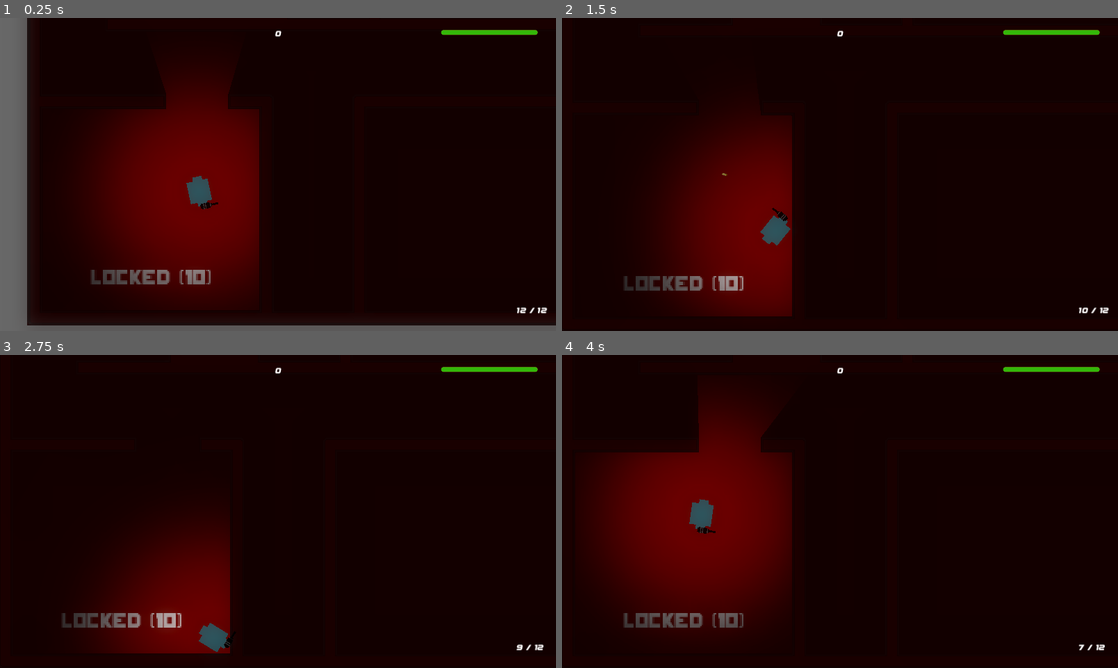
Above: before the commit, frames 1-4 (two rows, left to right).
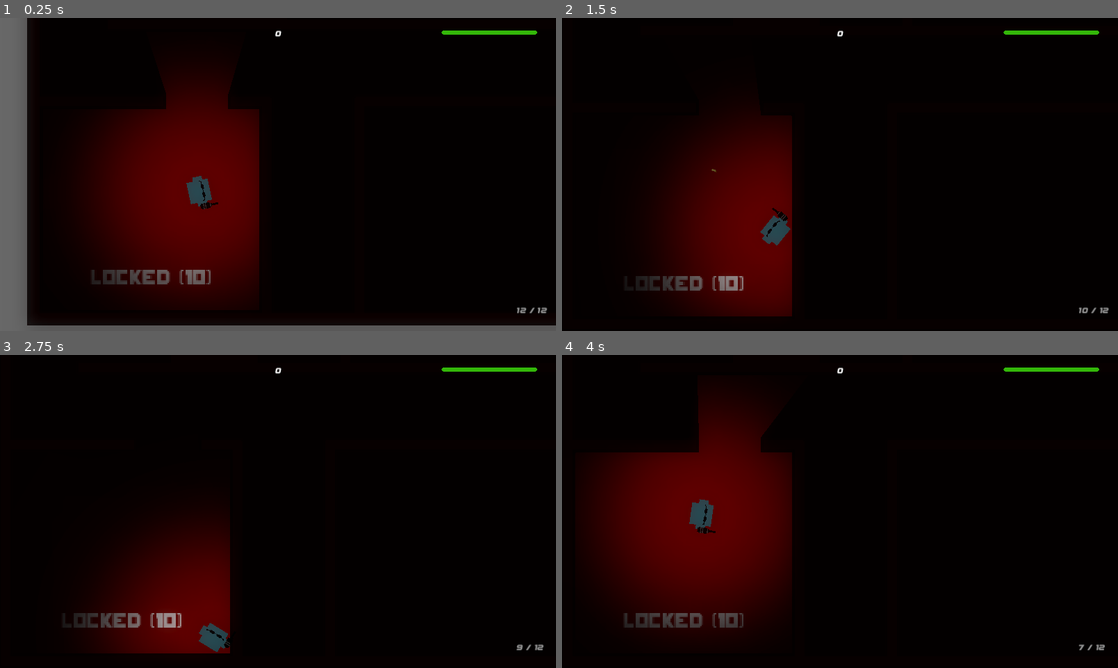
Above: after the commit, the same moments.

Repository: DarioTBZ/Projekt_Godot
Game: Godot game, scene res://scenes/main.tscn
Two runs of this game, one before a commit and one after it. Both use one fixed random seed, a clock stepped at 60 frames per second and the inputs below.
Inputs (mouse positions are in pixels of both pictures, inside the frame that each line leads up to):
- Up to frame 1 (0.25 s): no input
- Up to frame 2 (1.5 s): move the mouse to (962, 158) at 0.52 s; hold D (right) 0.53-1.28 s; click (962, 158) at 0.6 s; move the mouse to (728, 190) at 1.27 s; hold S (down) from 1.28 s (still down); click (728, 190) at 1.35 s
- Up to frame 3 (2.75 s): move the mouse to (333, 442) at 2.02 s; release S (down) at 2.03 s; hold D (right) from 2.03 s (still down); click (333, 442) at 2.1 s
- Up to frame 4 (4 s): tap Enter at 2.75 s; move the mouse to (812, 574) at 2.77 s; release D (right) at 2.78 s; hold W (up) 2.78-3.53 s; click (812, 574) at 2.85 s; move the mouse to (1006, 558) at 3.52 s; hold A (left) from 3.53 s (still down); click (1006, 558) at 3.6 s

The runs differ from the first frame. In frame 1, 0.2% of the frame differs, in the area x 35-99%, y 3-95%; in frame 2, 0.2%, in the area x 26-99%, y 3-95%; in frame 3, 0.2%; in frame 4, 0.2%.

Commit message:
more changes

Diff:
--- a/Action_Arena/scenes/enemy.tscn
+++ b/Action_Arena/scenes/enemy.tscn
@@ -42,7 +42,6 @@
 offset_bottom = -18.0
 theme_override_styles/background = SubResource("StyleBoxFlat_l70ut")
 theme_override_styles/fill = SubResource("StyleBoxFlat_wt4eo")
-value = 100.0
 show_percentage = false
 
 [node name="Sprite2D" type="Sprite2D" parent="."]
--- a/Action_Arena/scenes/main.tscn
+++ b/Action_Arena/scenes/main.tscn
@@ -22,6 +22,7 @@
 vertices = PackedVector2Array(1017, 314, 1125, 326, 745, 326, 901, 314, 841, 298, 805, 298, 249, 170, 309, 198, 25, 198 …(1496 unchanged characters)…
 polygons = Array[PackedInt32Array]([PackedInt32Array(0, 1, 2, 3), PackedInt32Array(4, 3, 2, 5), PackedInt32Array(6, 7,  …(3249 unchanged characters)…
 outlines = Array[PackedVector2Array]([PackedVector2Array(-1, 0, -1, 656, 1151, 656, 1151, 0)])
+source_geometry_group_name = &"navigation_polygon_source_group"
 
 [sub_resource type="OccluderPolygon2D" id="OccluderPolygon2D_63qr1"]
 polygon = PackedVector2Array(-8, -8, 8, -8, 8, 8, -8, 8)
@@ -222,6 +223,6 @@
 [node name="EnemySpawner" parent="." instance=ExtResource("8_1bfqu")]
 
 [node name="CanvasModulate" type="CanvasModulate" parent="."]
-color = Color(0.129558, 0.129558, 0.129558, 1)
+color = Color(0.0623242, 0.0623242, 0.0623242, 1)
 
 [connection signal="body_entered" from="NavigationRegion2D/TileMap/Area2D" to="Player" method="_on_area_2d_body_entered"]
--- a/Action_Arena/scenes/ui.tscn
+++ b/Action_Arena/scenes/ui.tscn
@@ -7,6 +7,12 @@
 
 [sub_resource type="StyleBoxFlat" id="StyleBoxFlat_hk1fu"]
 bg_color = Color(0.721569, 0.0509804, 0.101961, 1)
+border_width_left = 1
+border_width_top = 1
+border_width_right = 1
+border_width_bottom = 1
+border_color = Color(0, 0, 0, 1)
+border_blend = true
 corner_radius_top_left = 10
 corner_radius_top_right = 10
 corner_radius_bottom_right = 10
@@ -14,10 +20,17 @@
 
 [sub_resource type="StyleBoxFlat" id="StyleBoxFlat_ijcas"]
 bg_color = Color(0.203155, 0.719095, 0.0372981, 1)
+border_width_left = 1
+border_width_top = 1
+border_width_right = 1
+border_width_bottom = 1
+border_color = Color(0, 0, 0, 1)
+border_blend = true
 corner_radius_top_left = 10
 corner_radius_top_right = 10
 corner_radius_bottom_right = 10
 corner_radius_bottom_left = 10
+corner_detail = 20
 
 [node name="UI" type="Control"]
 layout_mode = 3
@@ -39,16 +52,20 @@
 offset_right = 0.5
 offset_bottom = 48.0
 grow_horizontal = 2
+theme_override_colors/font_color = Color(1, 1, 1, 0.94902)
+theme_override_colors/font_shadow_color = Color(0, 0, 0, 0.847059)
 theme_override_fonts/font = ExtResource("2_ixmfj")
 
 [node name="Ammo" type="Label" parent="CanvasLayer"]
-anchors_preset = -1
+anchors_preset = 15
 anchor_right = 1.0
 anchor_bottom = 1.0
 offset_left = 1070.0
 offset_top = 598.0
 offset_right = -42.0
 offset_bottom = -27.0
+theme_override_colors/font_color = Color(1, 1, 1, 0.576471)
+theme_override_colors/font_shadow_color = Color(0, 0, 0, 0.745098)
 theme_override_fonts/font = ExtResource("2_ixmfj")
 
 [node name="Life" type="ProgressBar" parent="CanvasLayer"]
@@ -70,7 +87,7 @@
 
 [node name="Reload" type="TextureProgressBar" parent="CanvasLayer"]
 texture_filter = 1
-anchors_preset = -1
+anchors_preset = 12
 anchor_top = 1.0
 anchor_right = 1.0
 anchor_bottom = 1.0
--- a/Action_Arena/scripts/bullet.gd
+++ b/Action_Arena/scripts/bullet.gd
@@ -2,8 +2,8 @@
 
 class_name Bullet
 
-var speed = 400
-var damage = 25
+var speed = 500
+var damage_per_bullet = 25
 
 func _physics_process(delta):
 	var direction = Vector2.RIGHT.rotated(rotation)
@@ -13,7 +13,7 @@
 func _on_body_entered(body):
 	queue_free()
 	if body.has_method("take_damage"):
-		body.take_damage(damage)
+		body.take_damage(damage_per_bullet)
 
 
 func _on_visible_on_screen_notifier_2d_screen_exited():
--- a/Action_Arena/scripts/enemy.gd
+++ b/Action_Arena/scripts/enemy.gd
@@ -3,16 +3,18 @@
 @onready var navigation_agent: NavigationAgent2D = $NavigationAgent2D
 @onready var target = get_node("/root/Main/Player")
 @onready var Life = $EnemyUI/HealthBar
-
+@onready var See = $Seeing/SeeRange
 
 var speed = 100.0
-var health = 100
-var damage = 23.0
+var enemy_health = 100
+var enemy_damage = 23.0
+var sees_player = false
 
-signal hit(health)
+signal hit(enemy_health)
 signal dead
 
 func _ready():
+	Life.value = enemy_health
 	navigation_agent.path_desired_distance = 4.0
 	navigation_agent.target_desired_distance = 4.0
 	call_deferred("wait_for_physics")
@@ -25,7 +27,7 @@
 		navigation_agent.target_position = target.global_position
 	if navigation_agent.is_navigation_finished():
 		return
-	if health < 50:
+	if enemy_health <= 50:
 		speed = 140
 
 	var next_path_position = navigation_agent.get_next_path_position()
@@ -37,15 +39,18 @@
 	look_at(target.position)
 
 
-func take_damage(damage):
-	health -= damage
-	Life.value = health
-	hit.emit(health)
-
-	if health <= 0:
+func take_damage(damage_per_bullet):
+	enemy_health -= damage_per_bullet
+	print(Life.value)
+	print(enemy_health)
+	if enemy_health <= 0:
 		queue_free()
 		Global.score += 1
 
+	var tween = create_tween()
+	tween.tween_property(Life, "value", enemy_health, 0.3)
+
+
 func _on_damage_box_body_entered(body):
 	if body.has_method("take_damage"):
-		body.take_damage(damage)
+		body.take_damage(enemy_damage)
--- a/Action_Arena/scripts/player.gd
+++ b/Action_Arena/scripts/player.gd
@@ -15,8 +15,8 @@
 	move_and_slide()
 
 
-func take_damage(damage):
-	health -= damage
+func take_damage(enemy_damage):
+	health -= enemy_damage
 	life.emit(health)
 
 	if health <= 0:
--- a/Action_Arena/scripts/ui.gd
+++ b/Action_Arena/scripts/ui.gd
@@ -29,7 +29,8 @@
 
 
 func _on_player_life(health):
-	Life.value = health
+	var tween = create_tween()
+	tween.tween_property(Life, "value", health, 0.3)
 
 
 func _on_gun_reloading(mag_amount, reload_cooldown):
@@ -41,8 +42,6 @@
 	Cooldown.start(reload_cooldown)
 
 
-
-
 func _on_cooldown_timeout():
 	Ammo.text = str(amount) + " / " + str(msize)
 	Reload.hide()
Binary file changed: Action_Arena/assets/enemy/enemy_1.png
Binary file changed: Action_Arena/assets/player/player_1.png
